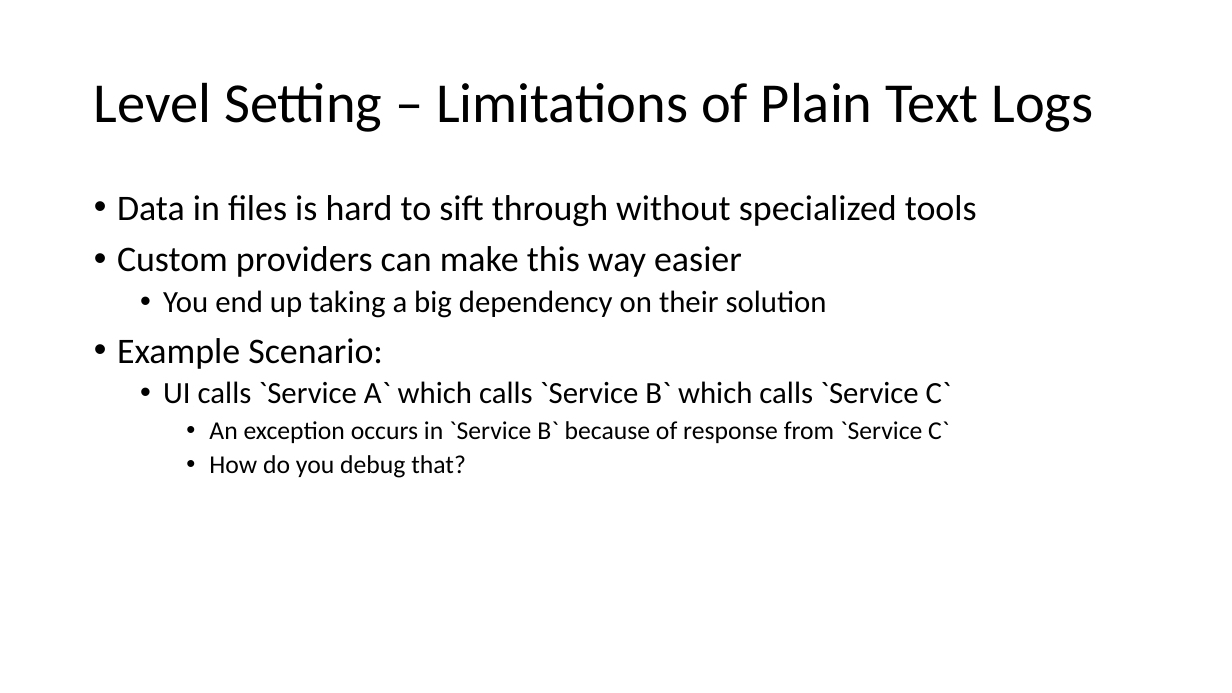
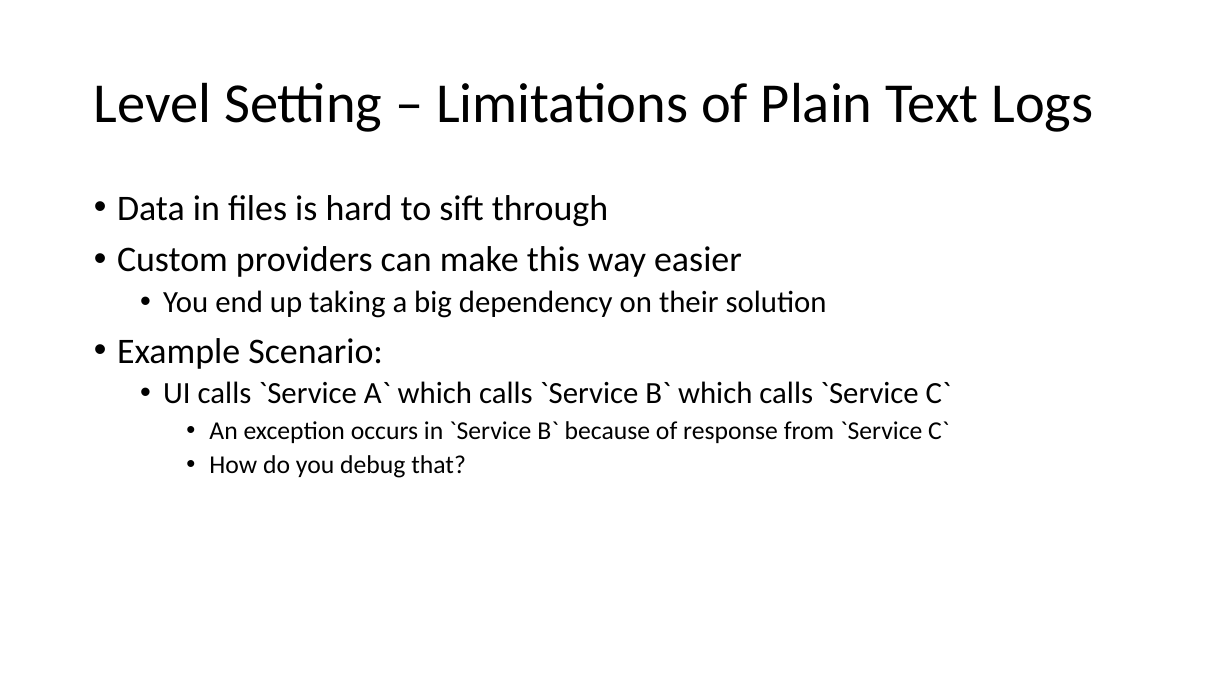
Before and after one commit to ProgrammerAL/Presentations-2023, a slide deck: slide 6 of 2023-03 - Orlando Code Camp - OpenTelemetry/Presentation.pptx. Drawn at 1232x693 pixels with LibreOffice and Linux fonts; fonts in the diff are those of the drawing. Boxes give left, top, right and bottom in pixels: in the first picture for what was removed or moved away, otherwise in the second. Text is boxed around its words. In the diff, an @@ line names an element or a change of style, - is before the commit and + after.

```diff
--- a/2023-03 - Orlando Code Camp - OpenTelemetry/Presentation.pptx
+++ b/2023-03 - Orlando Code Camp - OpenTelemetry/Presentation.pptx
@@ text at bbox=[117, 195, 608, 226]: text changed @@
-• Data in files is hard to sift through without specialized tools
+• Data in files is hard to sift through
```
Also in this commit, not shown: 12 other slides changed, 2 slides added, 2 slides removed.
